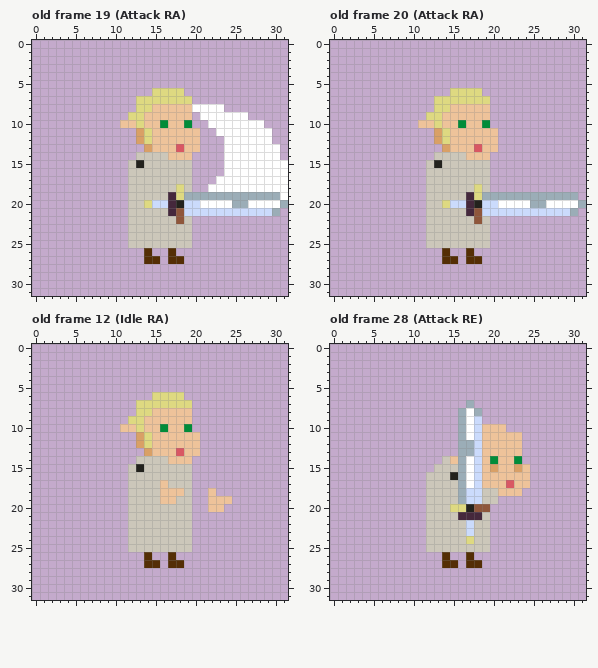
Edited in one commit: pixel-art file (aseprite/elf.aseprite). The first picture shows the starting point.
32x32 pixels, 120 frames. Shown: old frame 19 (Attack RA), old frame 20 (Attack RA), old frame 12 (Idle RA), old frame 28 (Attack RE). The commit also changed other frames, which this record leaves out.
After:
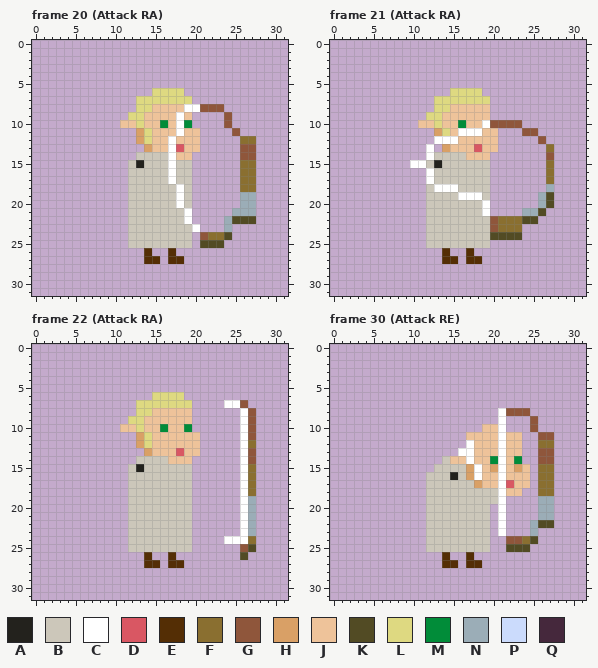
Palette (. is transparent): A #23221d  B #ccc7ba  C #ffffff  D #d95763  E #542e05  F #8a6f30  G #8f563b  H #d9a066  J #eec39a  K #524b24  L #ded981  M #018c39  N #9badb7  P #cbdbfc  Q #45283c
A new or re-ordered frame is compared with the old frame closest to it.
Edits made:
frames 120 -> 132
layer "Foreground/Layer 1" added
Changed rows in their new state; - is an unchanged pixel.
Frame 20 (Attack RA) against old frame 19 (Attack RA), layers "Foreground/Layer 1", "Foreground/hands":
first column x 14:
 8 -----C-GGG--------
 9 ----C--...G..-----
10 ----C---..G....---
11 ----C----..G....--
12 ---C------..FF..--
13 ---C------..GG...-
14 ---C------..GG...-
15 ---C------..FF....
16 ---C------..FF....
17 ---C-----...FF....
18 ----C---....FF....
19 ---BCB......--....
20 BBBBCB......-N....
21 ---BBC.....NNN...-
22 ----BC----NKKK----
23 ------C---N-------
24 -------GFFK-------
25 -------KKK--------
Frame 21 (Attack RA) against old frame 20 (Attack RA), layers "Foreground/Layer 1", "Foreground/hands":
first column x 10:
10 ---------CGGGG--------
11 ------CCC-----GG------
12 ---CCC----------G-----
13 --C--------------F----
14 --C--------------G----
15 CC---------------F----
16 --C--------------F----
17 --C--------------F----
18 ---CCC--B--------N----
19 ------CCCB......-K...-
20 ----BBBBBC......-K....
21 -------BBC....NNK....-
22 --------B-GFFFKK------
23 ----------GFFF--------
24 ----------KKKK--------
Frame 22 (Attack RA) is new; against old frame 12 (Idle RA), layers "Foreground/Layer 1", "Foreground/hands", "Background/hands":
first column x 16:
 7 --------CCG-
 8 ----------CG
 9 ----------CG
10 ----------CG
11 ----------CG
12 ----------CF
13 ----------CG
14 ----------CG
15 ----------CF
16 ----------CF
17 B---------CF
18 BBB---.---CF
19 BB----...-CN
20 ------..--CN
21 ----------CN
22 ----------CN
23 ----------CN
24 --------CCCF
25 ----------GK
26 ----------K-
Frame 30 (Attack RE) against old frame 28 (Attack RE), layers "Foreground/Layer 1", "Foreground/hands":
first column x 15:
 7 --.----------
 8 -...--CGGG---
 9 -...--C---G--
10 -...--C---G--
11 -.JJ--C----GG
12 -.CJ--C----FF
13 -CCJ--C----GG
14 -J-J--C----GG
15 -BHC--C----FF
16 -BHC--C----FF
17 -BBH--C----FF
18 -BBB--C----FF
19 -BBB--C----NN
20 BBBBB-C----NN
21 -BBB--C----NN
22 --B---C---NKK
23 --B---C---N--
24 --B----GGFK--
25 -------KKK---
Boxes around the changes in both pictures, in picture pixels (x1, y1, x2, y2):
changed: (144, 104, 288, 248)
changed: (410, 120, 586, 240)
changed: (160, 400, 256, 560)
changed: (450, 400, 554, 552)
